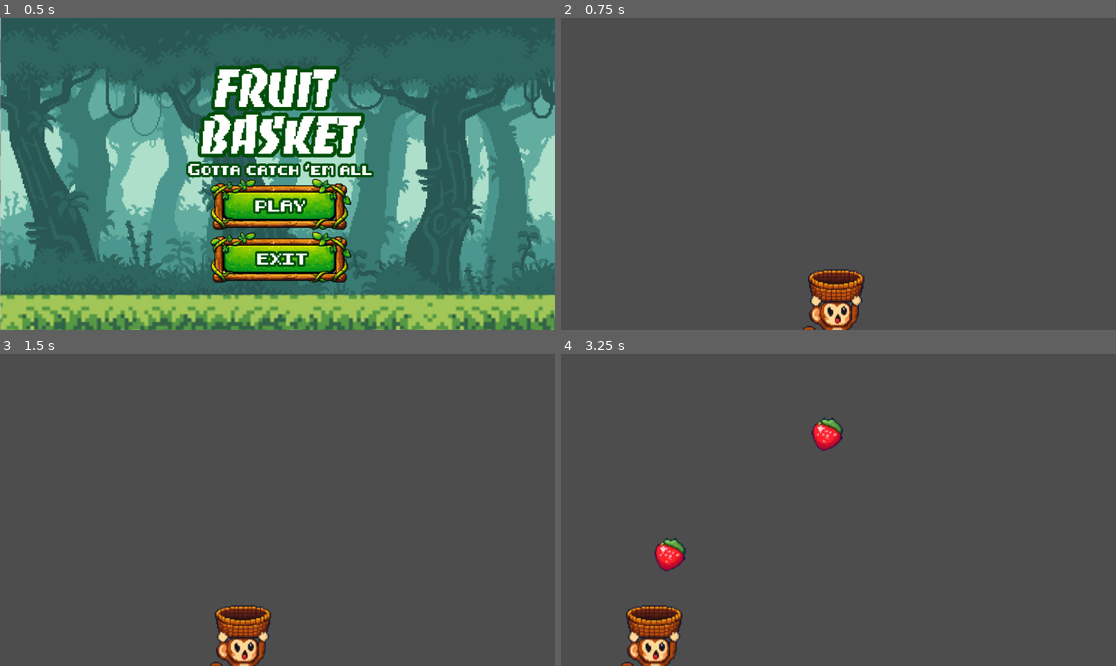
Above: before the commit, frames 1-4 (two rows, left to right).
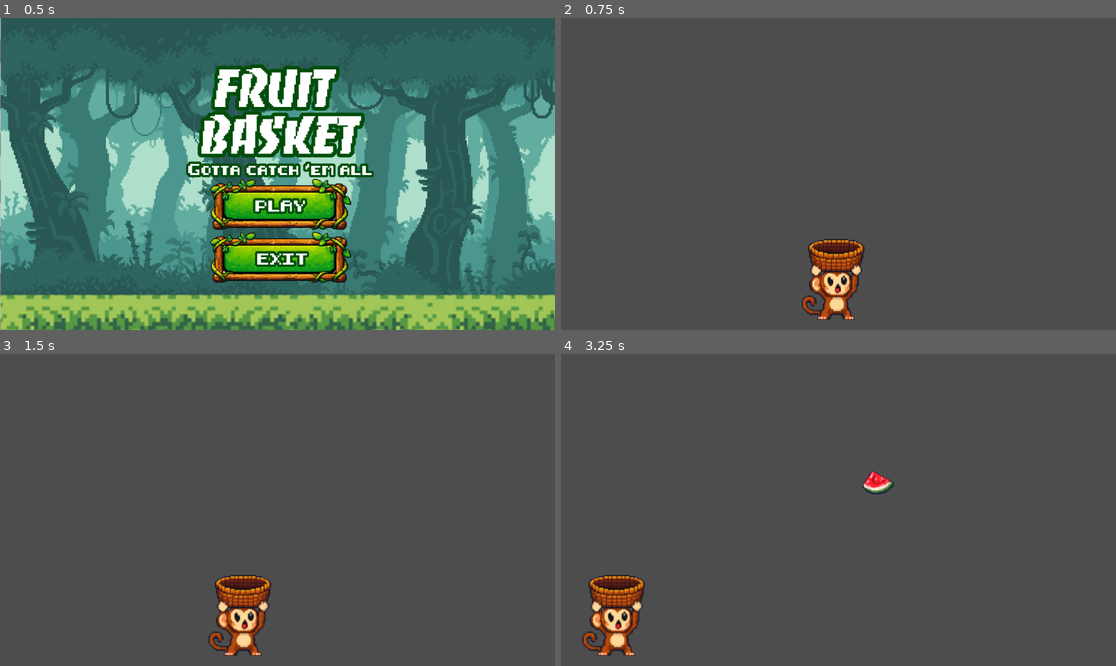
Above: after the commit, the same moments.

Repository: aMaxnm/Taller_3
Game: Godot game, scene res://scene/menu/menu.tscn
Same seed, same stepped clock (60 frames per second), same inputs: the game is played once before the commit and once after it.
Inputs:
- Up to frame 1 (0.5 s): no input
- Up to frame 2 (0.75 s): click "PLAY" at 0.5 s
- Up to frame 3 (1.5 s): tap Enter at 1.25 s; hold A (move_L) from 1.28 s (still down)
- Up to frame 4 (3.25 s): tap D (move_R) at 1.55, 2.1 s; release A (move_L) at 2.03 s; tap Space (dash, bound only after the commit) at 2.3, 2.85 s; hold A (move_L) from 2.78 s (still down)

Frame 1 is identical in both runs. In frame 2, 2.5% of the frame differs, in the area x 43-55%, y 70-100%; in frame 3, 2.5%; in frame 4, 4.7%, in the area x 3-60%, y 20-100%.

Commit message:
frutas al azar y bombas caen

Diff:
--- a/falling-fruit/project.godot
+++ b/falling-fruit/project.godot
@@ -11,7 +11,7 @@
 [application]
 
 config/name="falling fruit"
-run/main_scene="uid://mesukkehe7nv"
+run/main_scene="uid://dln43ihhjtb5g"
 config/features=PackedStringArray("4.5", "Mobile")
 config/icon="res://icon.svg"
 
@@ -33,6 +33,17 @@
 "events": [Object(InputEventKey,"resource_local_to_scene":false,"resource_name":"","device":-1,"window_id":0,"alt_press …(192 unchanged characters)…
 ]
 }
+dash={
+"deadzone": 0.2,
+"events": [Object(InputEventKey,"resource_local_to_scene":false,"resource_name":"","device":-1,"window_id":0,"alt_pressed":false,"shift_pressed":false,"ctrl_pressed":false,"meta_pressed":false,"pressed":false,"keycode":0,"physical_keycode":32,"key_label":0,"unicode":32,"location":0,"echo":false,"script":null)
+]
+}
+
+[layer_names]
+
+2d_physics/layer_1="player"
+2d_physics/layer_2="fruta"
+2d_physics/layer_3="bomba"
 
 [rendering]
 
--- a/falling-fruit/scene/main_level/main_level.tscn
+++ b/falling-fruit/scene/main_level/main_level.tscn
@@ -5,7 +5,7 @@
 
 [node name="MainLevel" type="Node2D"]
 
-[node name="Player" parent="." instance=ExtResource("1_dq0vj")]
-position = Vector2(565, 606)
+[node name="Player" parent="." groups=["Catcher"] instance=ExtResource("1_dq0vj")]
+position = Vector2(565, 543)
 
 [node name="Spawner" parent="." instance=ExtResource("2_bqsow")]
--- a/falling-fruit/scene/objects/FallingObjectBase.tscn
+++ b/falling-fruit/scene/objects/FallingObjectBase.tscn
@@ -10,3 +10,5 @@
 [node name="CollisionShape2D" type="CollisionShape2D" parent="."]
 
 [node name="VisibleOnScreenNotifier2D" type="VisibleOnScreenNotifier2D" parent="."]
+
+[connection signal="area_entered" from="." to="." method="_on_area_entered"]
--- a/falling-fruit/scene/objects/Spawner.tscn
+++ b/falling-fruit/scene/objects/Spawner.tscn
@@ -1,11 +1,13 @@
-[gd_scene load_steps=3 format=3 uid="uid://frkhob14860g"]
+[gd_scene load_steps=4 format=3 uid="uid://frkhob14860g"]
 
 [ext_resource type="Script" uid="uid://cwai34ij3c23t" path="res://scene/objects/spawner.gd" id="1_fuanm"]
 [ext_resource type="PackedScene" uid="uid://dr234aha60fea" path="res://scene/objects/fruta.tscn" id="2_bkb5o"]
+[ext_resource type="PackedScene" uid="uid://dqdjctuhnet3d" path="res://scene/objects/bomba.tscn" id="3_nppqq"]
 
 [node name="Spawner" type="Node2D"]
 script = ExtResource("1_fuanm")
 fruit_to_spawn = ExtResource("2_bkb5o")
+bomb_to_spawn = ExtResource("3_nppqq")
 
 [node name="Timer" type="Timer" parent="."]
 autostart = true
--- a/falling-fruit/scene/objects/bomba.gd
+++ b/falling-fruit/scene/objects/bomba.gd
@@ -1,11 +1,10 @@
 extends "res://scene/objects/falling_object_base.gd"
+class_name Bomba
 
+@export var life_penalty: int = 1
 
-# Called when the node enters the scene tree for the first time.
 func _ready() -> void:
-	pass # Replace with function body.
+	fall_speed = randf_range(300, 550)
 
-
-# Called every frame. 'delta' is the elapsed time since the previous frame.
-func _process(delta: float) -> void:
-	pass
+func on_caught() -> void:
+	GameManager.lose_life(life_penalty)
--- a/falling-fruit/scene/objects/bomba.tscn
+++ b/falling-fruit/scene/objects/bomba.tscn
@@ -1,7 +1,20 @@
-[gd_scene load_steps=3 format=3 uid="uid://dqdjctuhnet3d"]
+[gd_scene load_steps=5 format=3 uid="uid://dqdjctuhnet3d"]
 
 [ext_resource type="PackedScene" uid="uid://cdjwipwlor4kb" path="res://scene/objects/FallingObjectBase.tscn" id="1_ckuq4"]
 [ext_resource type="Script" uid="uid://51r6at5j5kjs" path="res://scene/objects/bomba.gd" id="2_3tngj"]
+[ext_resource type="Texture2D" uid="uid://d0uabavtrnm4x" path="res://assets/objects/bomb.png" id="3_mlt2p"]
+
+[sub_resource type="CircleShape2D" id="CircleShape2D_1n8th"]
+radius = 27.0
 
 [node name="bomba" instance=ExtResource("1_ckuq4")]
+collision_layer = 4
 script = ExtResource("2_3tngj")
+life_penalty = 1
+
+[node name="Sprite2D" parent="." index="0"]
+texture = ExtResource("3_mlt2p")
+
+[node name="CollisionShape2D" parent="." index="1"]
+position = Vector2(-4, 4)
+shape = SubResource("CircleShape2D_1n8th")
--- a/falling-fruit/scene/objects/falling_object_base.gd
+++ b/falling-fruit/scene/objects/falling_object_base.gd
@@ -1,6 +1,30 @@
 extends Area2D
+class_name FallingObjectBase
 
-@export var fall_speed: float = 250.0
+# --- Velocidad de caída ---
+@export var fall_speed: float = 250.0:
+	set(value):
+		fall_speed = max(0.0, value) # nunca negativa
+	get:
+		return fall_speed
+
+# --- Puntos ---
+@export var points_value: int = 1:
+	set(value):
+		points_value = value
+	get:
+		return points_value
+
+@export var sprite_dict := {
+	"apple": [preload("res://assets/objects/apple.png")],
+	"banana": [preload("res://assets/objects/banana.png")],
+	"grape": [preload("res://assets/objects/grape.png")],
+	"strawberry": [preload("res://assets/objects/strawberry.png")],
+	"watermelon": [preload("res://assets/objects/watermelon.png")]
+}
+
+func _ready() -> void:
+	randomize_sprite()
 
 func _process(delta: float) -> void:
 	global_position.y += fall_speed * delta
@@ -9,11 +33,25 @@
 func on_caught() -> void:
 	pass
 
+func _on_visible_on_screen_notifier_2d_screen_exited() -> void:
+	print("bye")
+	queue_free()
+
+func randomize_sprite() -> void:
+	if sprite_dict.is_empty():
+		return
+
+	var keys: Array = sprite_dict.keys()
+	var fruit_key: String = keys.pick_random()
+
+	var textures: Array = sprite_dict[fruit_key]
+	if textures.is_empty():
+		return
+
+	$Sprite2D.texture = textures.pick_random() as Texture2D
+
+
 func _on_area_entered(area: Area2D) -> void:
-	# Si el jugador tiene un Area2D con grupo "Catcher"
 	if area.is_in_group("Catcher"):
 		on_caught()
 		queue_free()
-
-func _on_visible_on_screen_notifier_2d_screen_exited() -> void:
-	queue_free()
--- a/falling-fruit/scene/objects/fruta.gd
+++ b/falling-fruit/scene/objects/fruta.gd
@@ -2,7 +2,9 @@
 
 class_name fruta
 
-@export var points: int = 1
-
+func _ready() -> void:
+	super()
+	points_value = randi_range(1, 5) # RANDOM AQUÍ
+	fall_speed = randf_range(200, 450)
 func on_caught() -> void:
-	GameManager.add_score(points)
+	GameManager.add_score(points_value)
--- a/falling-fruit/scene/objects/fruta.tscn
+++ b/falling-fruit/scene/objects/fruta.tscn
@@ -5,11 +5,11 @@
 [ext_resource type="Texture2D" uid="uid://34vtkcucnto3" path="res://assets/objects/strawberry.png" id="3_1rnja"]
 
 [sub_resource type="CircleShape2D" id="CircleShape2D_j5wbm"]
-radius = 13.038404
+radius = 28.79236
 
 [node name="Fruta" instance=ExtResource("1_hf3qm")]
+collision_layer = 2
 script = ExtResource("2_f35po")
-points = 1
 
 [node name="Sprite2D" parent="." index="0"]
 texture = ExtResource("3_1rnja")
--- a/falling-fruit/scene/objects/spawner.gd
+++ b/falling-fruit/scene/objects/spawner.gd
@@ -1,15 +1,31 @@
 extends Node2D
 
 @export var fruit_to_spawn: PackedScene
+@export var bomb_to_spawn: PackedScene
+@export var bomb_chance: float = 0.25
 
 var screen_size: Vector2
-var offset = 50
+var offset := 50
 
 func _ready() -> void:
 	screen_size = get_viewport_rect().size
 
 func _on_timer_timeout() -> void:
-	var new_fruit = fruit_to_spawn.instantiate()
-	var rand_pos_x = randf_range(0 + offset, screen_size.x - offset )
-	new_fruit.global_position = Vector2(rand_pos_x, position.y)
-	get_tree().get_current_scene().add_child(new_fruit)
+	var scene_to_spawn: PackedScene
+
+	if randf() < bomb_chance:
+		scene_to_spawn = bomb_to_spawn
+	else:
+		scene_to_spawn = fruit_to_spawn
+
+	# Seguridad extra (muy recomendada)
+	if scene_to_spawn == null:
+		push_error("Spawner: PackedScene no asignada")
+		return
+
+	var item = scene_to_spawn.instantiate()
+
+	var rand_pos_x := randf_range(offset, screen_size.x - offset)
+	item.global_position = Vector2(rand_pos_x, position.y)
+
+	get_tree().current_scene.add_child(item)
--- a/falling-fruit/scene/player/player.gd
+++ b/falling-fruit/scene/player/player.gd
@@ -1,25 +1,42 @@
 extends CharacterBody2D
-
 class_name Player
 
-var movement_speed: float = 20000.0
+@export var movement_speed: float = 20000.0
+@export var dash_multiplier: float = 3.0
+@export var dash_duration: float = 0.15
 
 var _screen_size
+var is_dashing := false
+var dash_timer := 0.0
 
 func _ready():
 	_screen_size = get_viewport_rect().size
 
 func _physics_process(delta: float) -> void:
-	#region movimiento de jugador
-	if(Input.is_action_pressed("move_L")):
-		velocity.x = -movement_speed * delta
-	elif(Input.is_action_pressed("move_R")):
-		velocity.x = movement_speed * delta
-	#endregion
-	position.x =clampf(position.x, 0, _screen_size.x)
+	_handle_dash(delta)
+	_handle_movement(delta)
+
+	position.x = clampf(position.x, 0, _screen_size.x)
 	move_and_slide()
-	reset_movement()
 
-func reset_movement():
-	velocity.y = 0
-	velocity.x = 0
+func _handle_movement(delta: float) -> void:
+	var speed := movement_speed
+	if is_dashing:
+		speed *= dash_multiplier
+
+	var direction := Input.get_axis("move_L", "move_R")
+	velocity.x = direction * speed * delta
+
+func _handle_dash(delta: float) -> void:
+	if Input.is_action_just_pressed("dash") and not is_dashing:
+		is_dashing = true
+		dash_timer = dash_duration
+
+	if is_dashing:
+		dash_timer -= delta
+		if dash_timer <= 0.0:
+			is_dashing = false
+
+func _on_hit_box_area_entered(area: Area2D) -> void:
+	print("catch")
+	SignalManager.on_player_catch.emit()
--- a/falling-fruit/scene/player/player.tscn
+++ b/falling-fruit/scene/player/player.tscn
@@ -4,27 +4,33 @@
 [ext_resource type="Texture2D" uid="uid://dtmlcnv4uoiig" path="res://assets/player/player.png" id="1_v7pse"]
 
 [sub_resource type="CapsuleShape2D" id="CapsuleShape2D_cm2cf"]
-height = 50.0
+radius = 20.0
+height = 104.0
 
 [sub_resource type="CapsuleShape2D" id="CapsuleShape2D_v7pse"]
-height = 50.0
+radius = 19.0
+height = 100.0
 
 [node name="Player" type="CharacterBody2D"]
 position = Vector2(534, 334)
+collision_mask = 6
 script = ExtResource("1_cm2cf")
 
 [node name="Sprite2D" type="Sprite2D" parent="."]
 texture = ExtResource("1_v7pse")
 
 [node name="CollisionShape2D" type="CollisionShape2D" parent="."]
-position = Vector2(3, -18)
+position = Vector2(6, -40)
 rotation = 1.5707964
 shape = SubResource("CapsuleShape2D_cm2cf")
 
-[node name="Area2D" type="Area2D" parent="." groups=["Catcher"]]
+[node name="HitBox" type="Area2D" parent="." groups=["Catcher"]]
+collision_mask = 2
 
-[node name="CollisionShape2D" type="CollisionShape2D" parent="Area2D"]
-position = Vector2(3, -18)
+[node name="CollisionShape2D" type="CollisionShape2D" parent="HitBox"]
+position = Vector2(5, -39)
 rotation = 1.5707964
 shape = SubResource("CapsuleShape2D_v7pse")
 debug_color = Color(0.7547777, 0.21638435, 0.9768273, 0.41960785)
+
+[connection signal="area_entered" from="HitBox" to="." method="_on_hit_box_area_entered"]
--- a/falling-fruit/singletons/game_manager.gd
+++ b/falling-fruit/singletons/game_manager.gd
@@ -2,6 +2,9 @@
 
 var score: int = 0
 var lives: int = 3
+func _ready() -> void:
+	SignalManager.on_player_catch.connect(on_catch)
+
 
 func add_score(amount: int) -> void:
 	score = max(0, score + amount) # opcional: no bajar de 0
@@ -15,3 +18,6 @@
 
 func game_over() -> void:
 	print("GAME OVER")
+
+func on_catch():
+	print("+1")
--- a/falling-fruit/singletons/signal_manager.gd
+++ b/falling-fruit/singletons/signal_manager.gd
@@ -1,11 +1,3 @@
 extends Node
 
-
-# Called when the node enters the scene tree for the first time.
-func _ready() -> void:
-	pass # Replace with function body.
-
-
-# Called every frame. 'delta' is the elapsed time since the previous frame.
-func _process(delta: float) -> void:
-	pass
+signal on_player_catch()
Binary file added: falling-fruit/assets/objects/bomb.png
Not shown, added: falling-fruit/assets/objects/bomb.png.import
Not shown: 1 places in falling-fruit/scene/menu/menu.tscn that only renumber resources
Not shown: 1 places in falling-fruit/scene/menu/title.tres that only renumber resources
